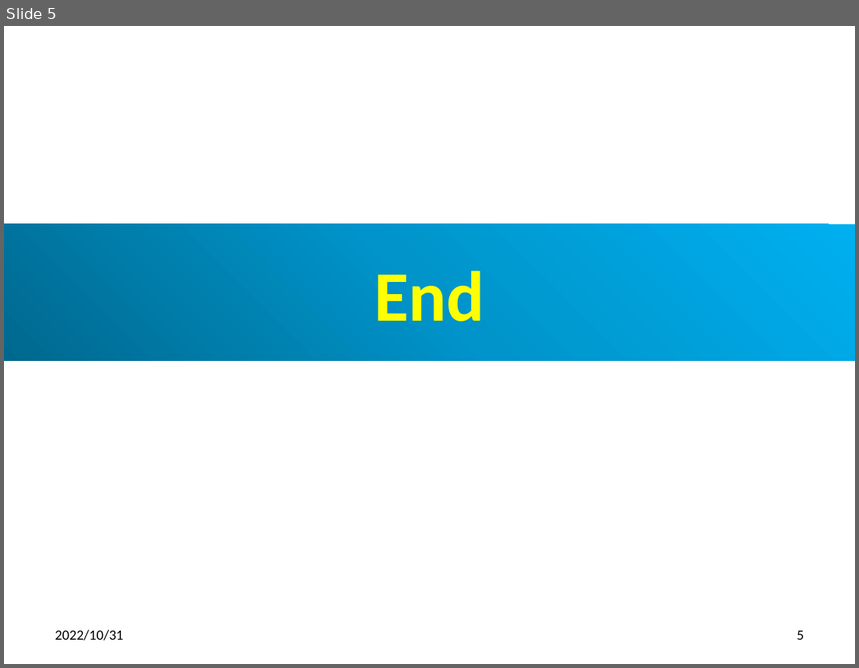
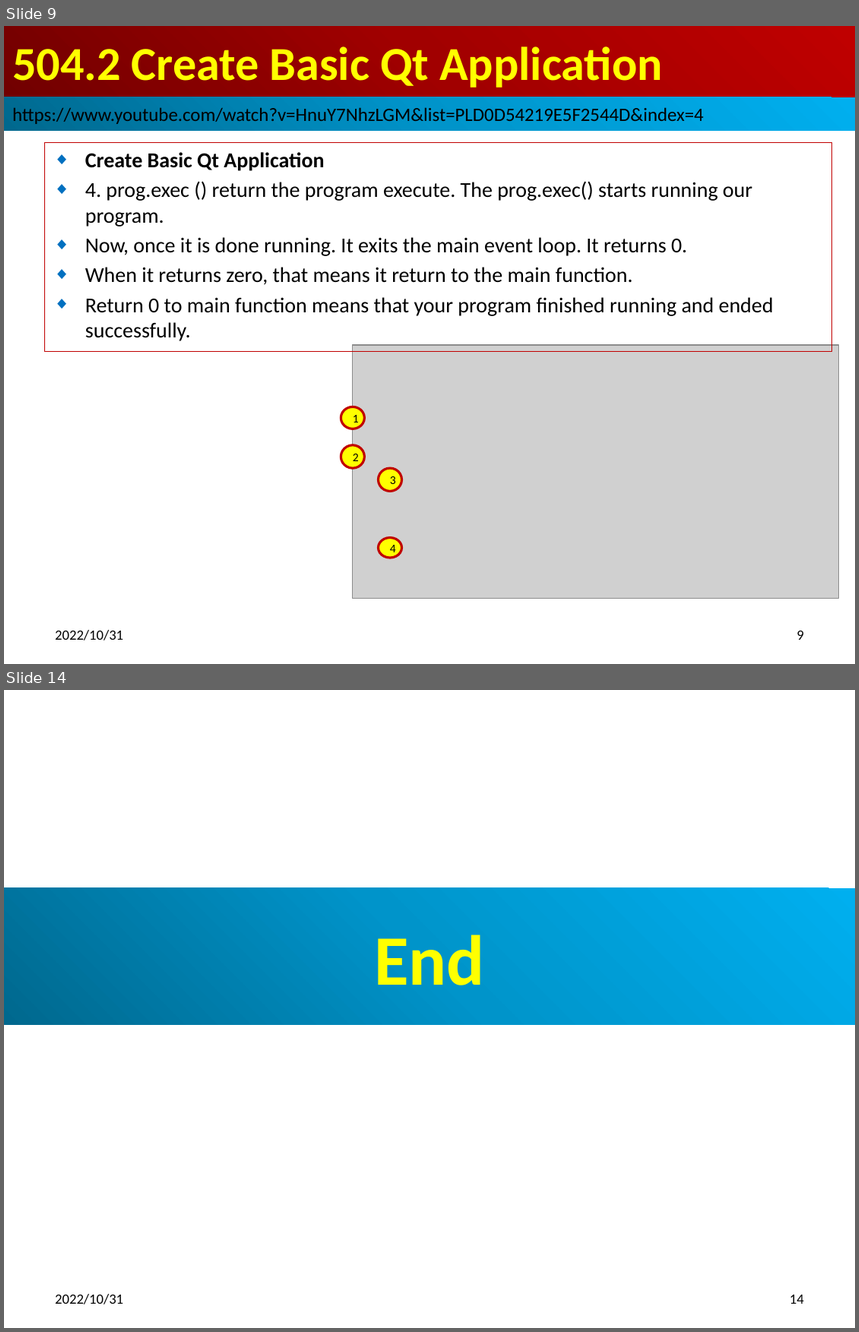
Before and after one commit to peterhchen/012_Qt, a slide deck: 504_Basic_QtApp.pptx. Shown one above the other, each under a label of ours: slide 5 before the commit, slides 9 and 14 after it; the slides between them are not shown. The pictures are 859x668 and 859x1332 pixels, drawn with LibreOffice and Linux fonts; fonts in the diff are those of the drawing; grey boxes stand for pictures. Boxes give left, top, right and bottom in pixels: in the first picture for what was removed or moved away, otherwise in the second. Text is boxed around its words. In the diff, an @@ line names an element or a change of style, - is before the commit and + after.

```diff
--- a/504_Basic_QtApp.pptx
+++ b/504_Basic_QtApp.pptx
@@ slide 9 added at <box>4,26,855,664</box>, background #FFFFFF @@
@@ title added at <box>4,26,855,97</box>, fill gradient #720000 to #A20000 to #C00000, 40 pt, text #FFFF00, bold @@
+504.2 Create Basic Qt Application
@@ rectangle added at <box>4,97,855,131</box>, fill gradient #00688E to #0094CA to #00B0F0, 16 pt, text #000000 @@
+https://www.youtube.com/watch?v=HnuY7NhzLGM&list=PLD0D54219E5F2544D&index=4
@@ subtitle added at <box>45,142,832,352</box>, outline #C00000 0.75 pt, 18 pt, text #000000 @@
+◆ Create Basic Qt Application
+◆ 4. prog.exec () return the program execute. The prog.exec() starts running our program.
+◆ Now, once it is done running. It exits the main event loop. It returns 0.
+◆ When it returns zero, that means it return to the main function.
+◆ Return 0 to main function means that your program finished running and ended successfully.
@@ picture added at <box>353,345,839,599</box> @@
@@ ellipse added at <box>341,408,365,430</box>, fill #FFFF00, outline #C00000 2 pt, 10 pt, text #000000 @@
+1
@@ ellipse added at <box>341,446,365,468</box>, fill #FFFF00, outline #C00000 2 pt, 10 pt, text #000000 @@
+2
@@ ellipse added at <box>379,468,402,492</box>, fill #FFFF00, outline #C00000 2 pt, 10 pt, text #000000 @@
+3
@@ ellipse added at <box>379,537,402,558</box>, fill #FFFF00, outline #C00000 2 pt, 10 pt, text #000000 @@
+4
@@ text added at <box>55,630,123,641</box>, 12 pt, text #000000 @@
+2022/10/31
@@ page number added at <box>797,631,804,640</box>, 12 pt, text #000000 @@
+9
@@ what was slide 5 is now slide 14 @@
@@ page number at <box>790,1295,804,1304</box>: text changed @@
-5
+14
```
Also in this commit, not shown: 2 slides changed, 8 other slides added, 1 other file.
